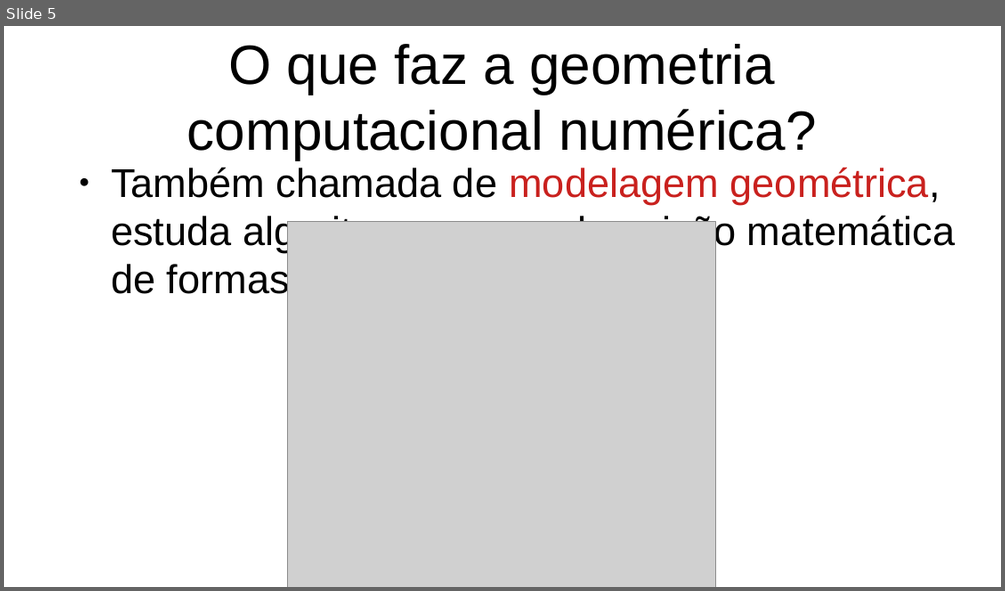
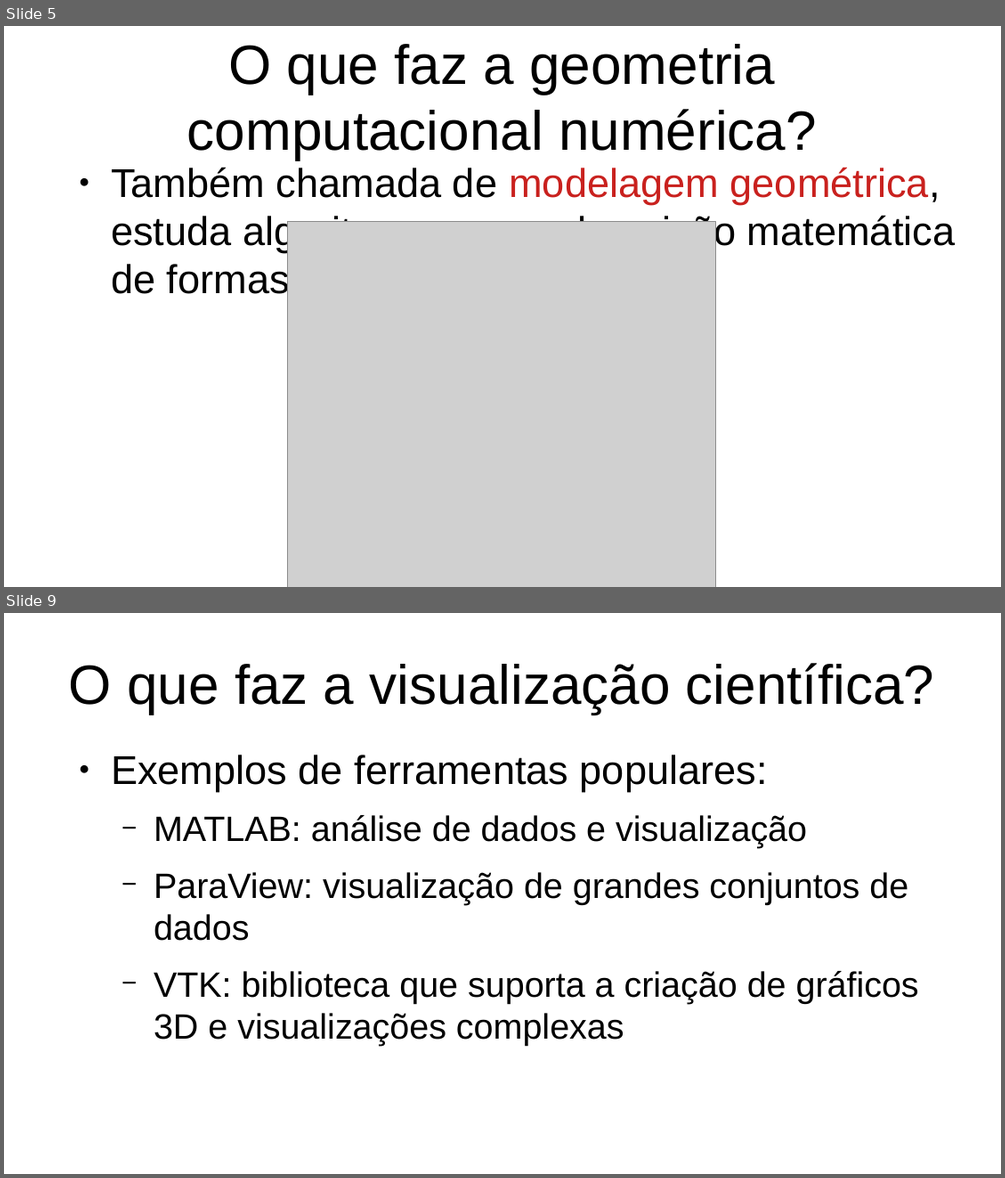
Before and after one commit to gcgfurb/CG_2024-2_not_equipe-01, a slide deck: Unidade1/slides.odp. Shown one above the other, each under a label of ours: slide 5 before the commit, slides 5 and 9 after it; the slides between them are not shown. The pictures are 1005x591 and 1005x1178 pixels, drawn with LibreOffice and Linux fonts; fonts in the diff are those of the drawing; grey boxes stand for pictures. Boxes give left, top, right and bottom in pixels: in the first picture for what was removed or moved away, otherwise in the second. Text is boxed around its words. In the diff, an @@ line names an element or a change of style, - is before the commit and + after.

```diff
--- a/Unidade1/slides.odp
+++ b/Unidade1/slides.odp
@@ slide 9 added at bbox=[4, 613, 1001, 1174], background #FFFFFF @@
@@ title added at bbox=[69, 663, 934, 714], 44 pt, text #000000 @@
+O que faz a visualização científica?
@@ text added at bbox=[111, 755, 919, 1046], 28 pt, text #000000 @@
+● Exemplos de ferramentas populares:
+  − MATLAB: análise de dados e visualização
+  − ParaView: visualização de grandes conjuntos de dados
+  − VTK: biblioteca que suporta a criação de gráficos 3D e visualizações complexas
```
Also in this commit, not shown: 5 other slides added, 2 other files.
